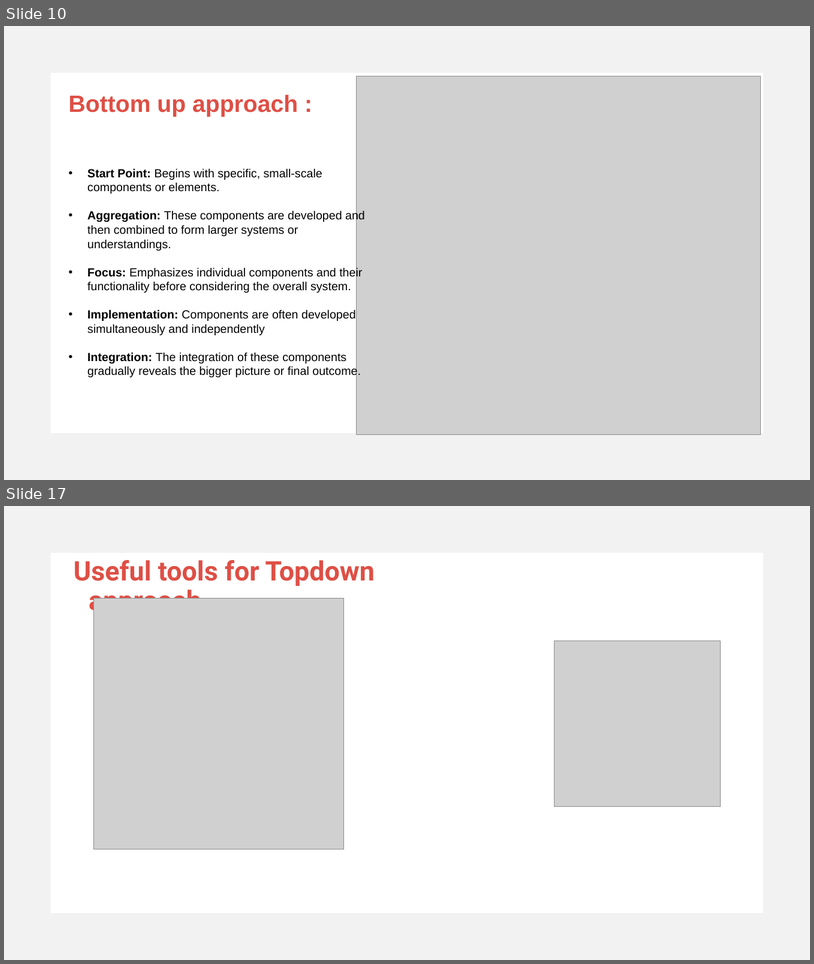
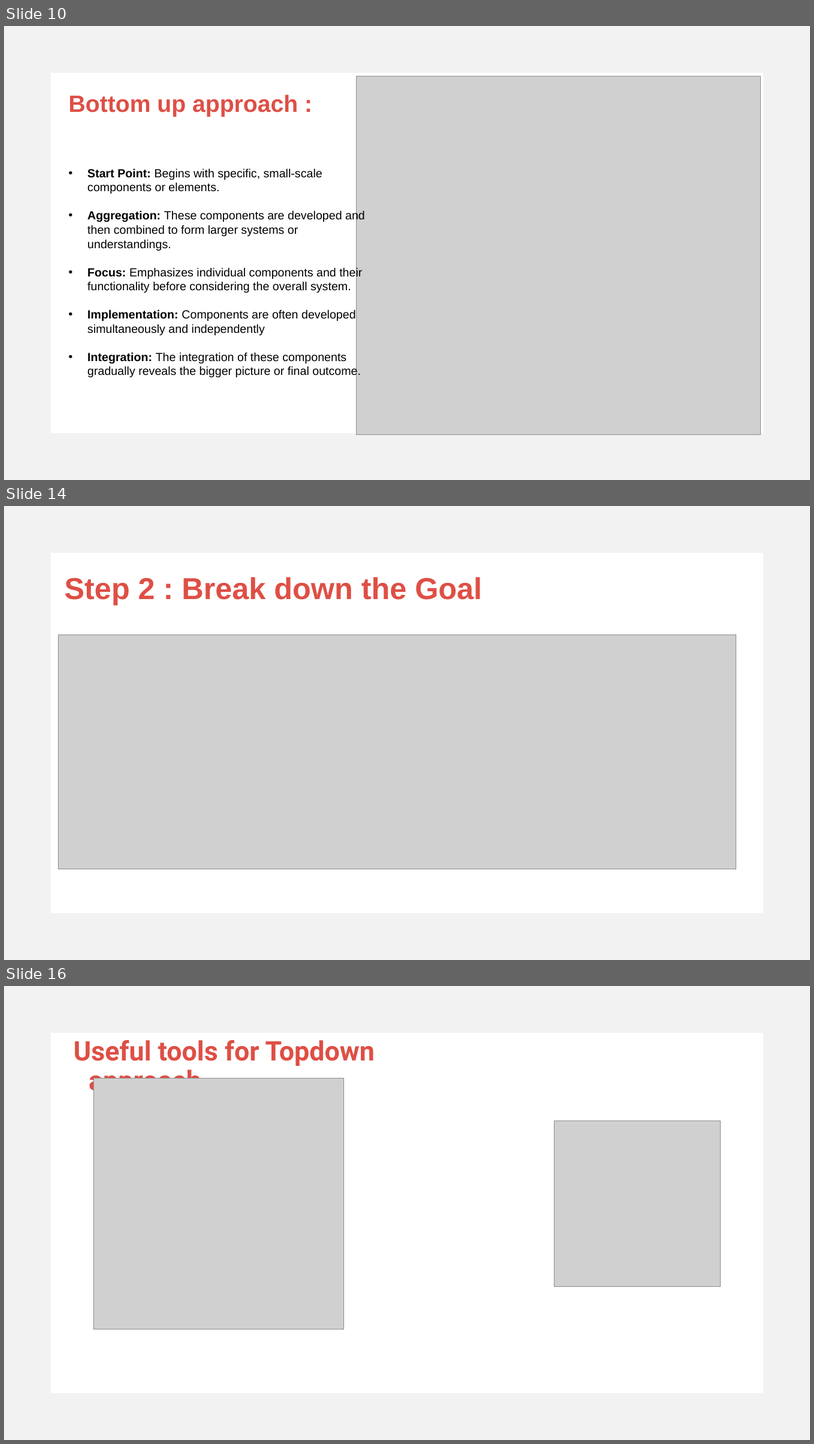
Before and after one commit to d2fLucifer/J2YB, a slide deck: Challenge 0/Topdown approach.pptx. Shown one above the other, each under a label of ours: slides 10 and 17 before the commit, slides 10, 14 and 16 after it; the slides between them are not shown. The pictures are 814x964 and 814x1444 pixels, drawn with LibreOffice and Linux fonts; fonts in the diff are those of the drawing; grey boxes stand for pictures. Boxes give left, top, right and bottom in pixels: in the first picture for what was removed or moved away, otherwise in the second. Text is boxed around its words. In the diff, an @@ line names an element or a change of style, - is before the commit and + after.

```diff
--- a/Challenge 0/Topdown approach.pptx
+++ b/Challenge 0/Topdown approach.pptx
@@ slide 14 added at box(4, 506, 810, 960), background #FFFFFF; not listed: 1 template element that a slide beside it also shows @@
@@ text added at box(65, 577, 482, 605), 36 pt, text #DE4F45, bold @@
+Step 2 : Break down the Goal
@@ picture added at box(59, 635, 737, 869) @@
@@ what was slide 17 is now slide 16 @@
```
Also in this commit, not shown: 2 slides changed, 3 other slides added, 5 slides removed, 3 other files.
